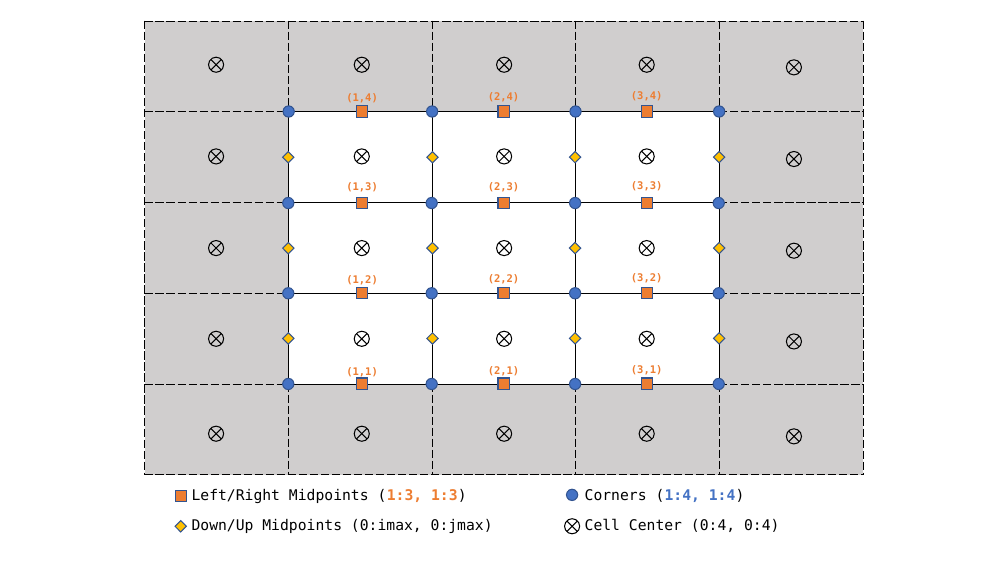
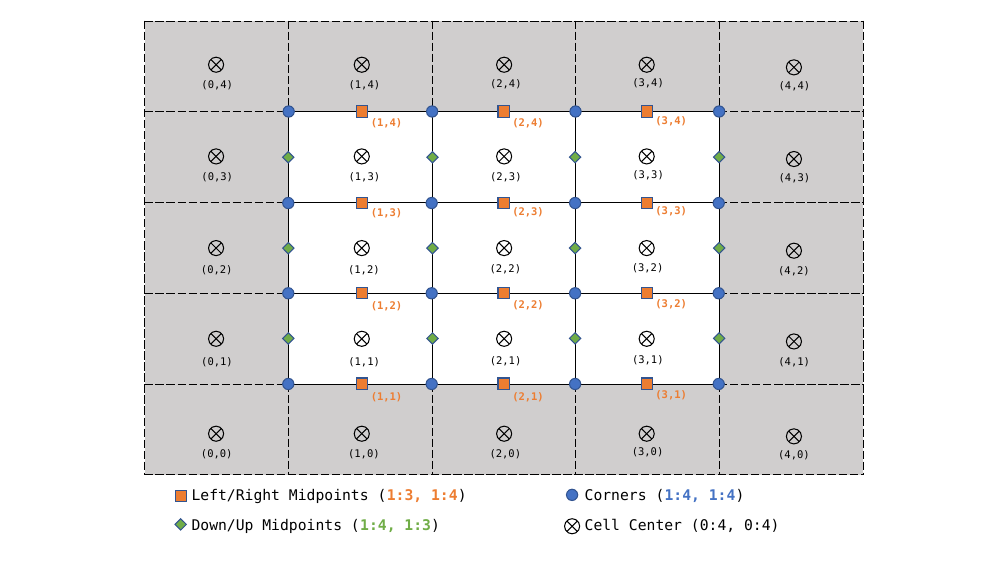
Before and after one commit to smillerc/cato, a slide deck: slide 3 of misc/grid_layout.pptx. Drawn at 1008x567 pixels with LibreOffice and Linux fonts; fonts in the diff are those of the drawing. Boxes give left, top, right and bottom in pixels: in the first picture for what was removed or moved away, otherwise in the second. Text is boxed around its words. In the diff, an @@ line names an element or a change of style, - is before the commit and + after.

```diff
--- a/misc/grid_layout.pptx
+++ b/misc/grid_layout.pptx
@@ text added at (201, 80, 233, 90), 10 pt, text #000000 @@
+(0,4)
@@ text added at (349, 80, 381, 90), 10 pt, text #000000 @@
+(1,4)
@@ text added at (490, 79, 522, 89), 10 pt, text #000000 @@
+(2,4)
@@ text added at (632, 78, 664, 88), 10 pt, text #000000 @@
+(3,4)
@@ text added at (779, 81, 811, 91), 10 pt, text #000000 @@
+(4,4)
@@ text added at (201, 172, 233, 182), 10 pt, text #000000 @@
+(0,3)
@@ text added at (349, 172, 381, 182), 10 pt, text #000000 @@
+(1,3)
@@ text added at (490, 172, 522, 182), 10 pt, text #000000 @@
+(2,3)
@@ text added at (632, 170, 664, 180), 10 pt, text #000000 @@
+(3,3)
@@ text added at (779, 173, 811, 183), 10 pt, text #000000 @@
+(4,3)
@@ text added at (201, 265, 233, 275), 10 pt, text #000000 @@
+(0,2)
@@ text added at (348, 265, 380, 275), 10 pt, text #000000 @@
+(1,2)
@@ text added at (490, 264, 522, 274), 10 pt, text #000000 @@
+(2,2)
@@ text added at (632, 263, 664, 273), 10 pt, text #000000 @@
+(3,2)
@@ text added at (778, 266, 810, 276), 10 pt, text #000000 @@
+(4,2)
@@ text added at (201, 357, 233, 367), 10 pt, text #000000 @@
+(0,1)
@@ text added at (348, 357, 380, 367), 10 pt, text #000000 @@
+(1,1)
@@ text added at (490, 356, 522, 366), 10 pt, text #000000 @@
+(2,1)
@@ text added at (632, 355, 664, 365), 10 pt, text #000000 @@
+(3,1)
@@ text added at (778, 357, 810, 367), 10 pt, text #000000 @@
+(4,1)
@@ 12 texts: place and size @@
-12 texts at (346, 91, 663, 377)
+12 texts at (371, 116, 687, 402)
@@ text added at (201, 449, 233, 459), 10 pt, text #000000 @@
+(0,0)
@@ text added at (348, 449, 380, 459), 10 pt, text #000000 @@
+(1,0)
@@ text added at (490, 449, 522, 459), 10 pt, text #000000 @@
+(2,0)
@@ text added at (632, 447, 664, 457), 10 pt, text #000000 @@
+(3,0)
@@ text added at (778, 450, 810, 460), 10 pt, text #000000 @@
+(4,0)
@@ table at (184, 483, 856, 544) @@
-row 1, column 1: Left/Right Midpoints (1:3, 1:3)
+row 1, column 1: Left/Right Midpoints (1:3, 1:4)
-row 2, column 1: Down/Up Midpoints (0:imax, 0:jmax)
+row 2, column 1: Down/Up Midpoints (1:4, 1:3)
@@ fill #FFC000 to #70AD47 in 13 elements at (283, 152, 294, 163), (283, 243, 294, 254), (283, 333, 294, 344), (427, 152, 439, 163), (427, 243, 439, 254), (427, 333, 439, 344), (569, 151, 581, 163), (569, 243, 581, 254), (569, 333, 581, 344), (714, 151, 725, 163), (714, 243, 725, 254), (714, 333, 725, 344), (175, 519, 187, 530) @@
```
Also in this commit, not shown: 3 other slides changed, 1 slide added.
